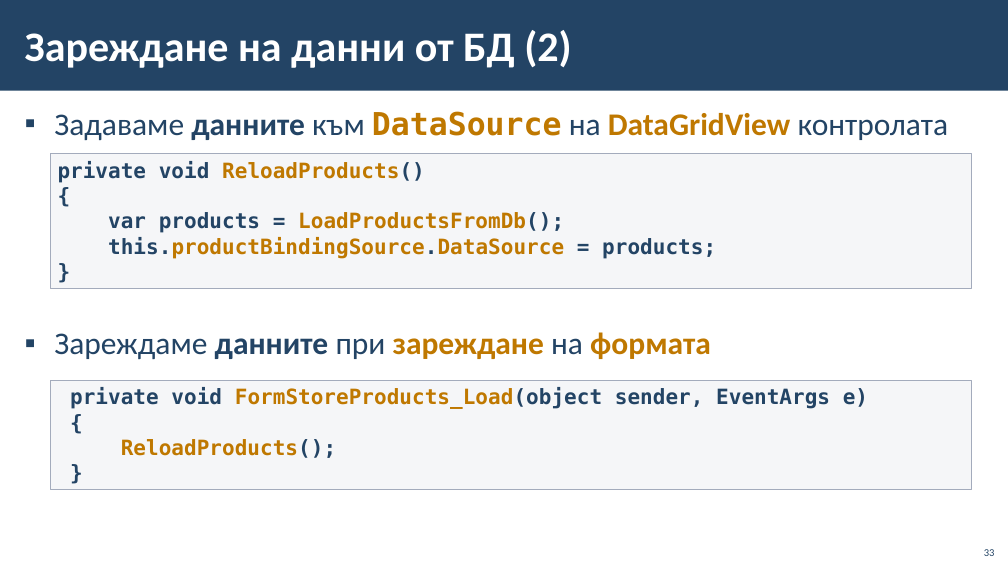
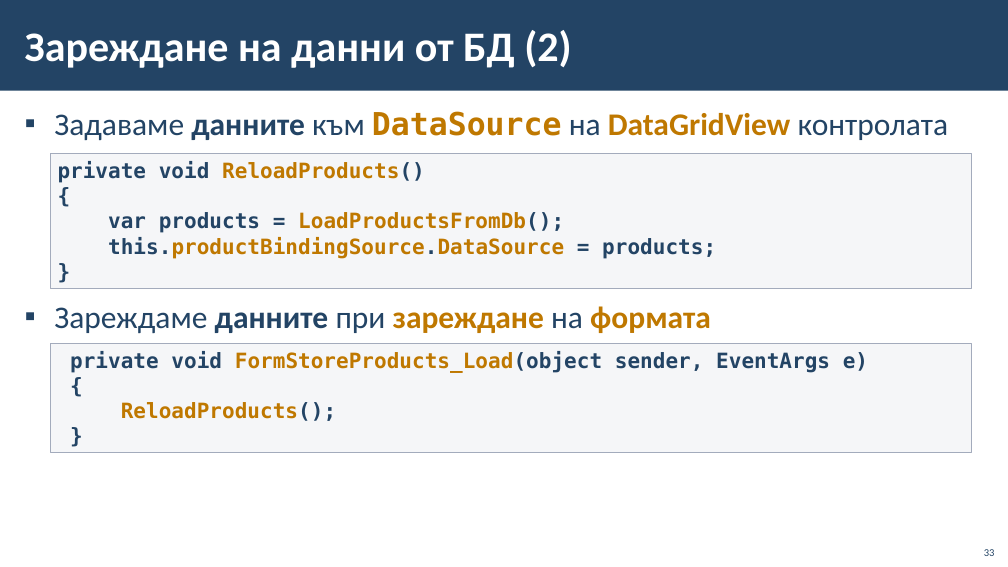
Before and after one commit to BG-IT-Edu/School-Programming, a slide deck: slide 33 of Courses/Software-Sciences/Module-4-Information-Systems-New/05-Connecting-Windows-Forms-with-database/05-Connecting-Windows-Forms-with-database.pptx. Drawn at 1008x567 pixels with LibreOffice and Linux fonts; fonts in the diff are those of the drawing; background and template pictures are left out. Boxes give left, top, right and bottom in pixels: in the first picture for what was removed or moved away, otherwise in the second. Text is boxed around its words. In the diff, an @@ line names an element or a change of style, - is before the commit and + after.

```diff
--- a/Courses/Software-Sciences/Module-4-Information-Systems-New/05-Connecting-Windows-Forms-with-database/05-Connecting-Windows-Forms-with-database.pptx
+++ b/Courses/Software-Sciences/Module-4-Information-Systems-New/05-Connecting-Windows-Forms-with-database/05-Connecting-Windows-Forms-with-database.pptx
@@ text "Задаваме данните към DataSource на ..." rewrapped from box(54, 111, 949, 359) to box(54, 111, 949, 333) @@
@@ rectangle "private void FormStoreProducts_Load(object sender, EventArgs ...": place and size @@
-rectangle "private void FormStoreProducts_Load(object sender, EventArgs ..." at box(50, 380, 972, 490)
+rectangle "private void FormStoreProducts_Load(object sender, EventArgs ..." at box(50, 343, 972, 453)
```
Also in this commit, not shown: 5 other slides changed.
